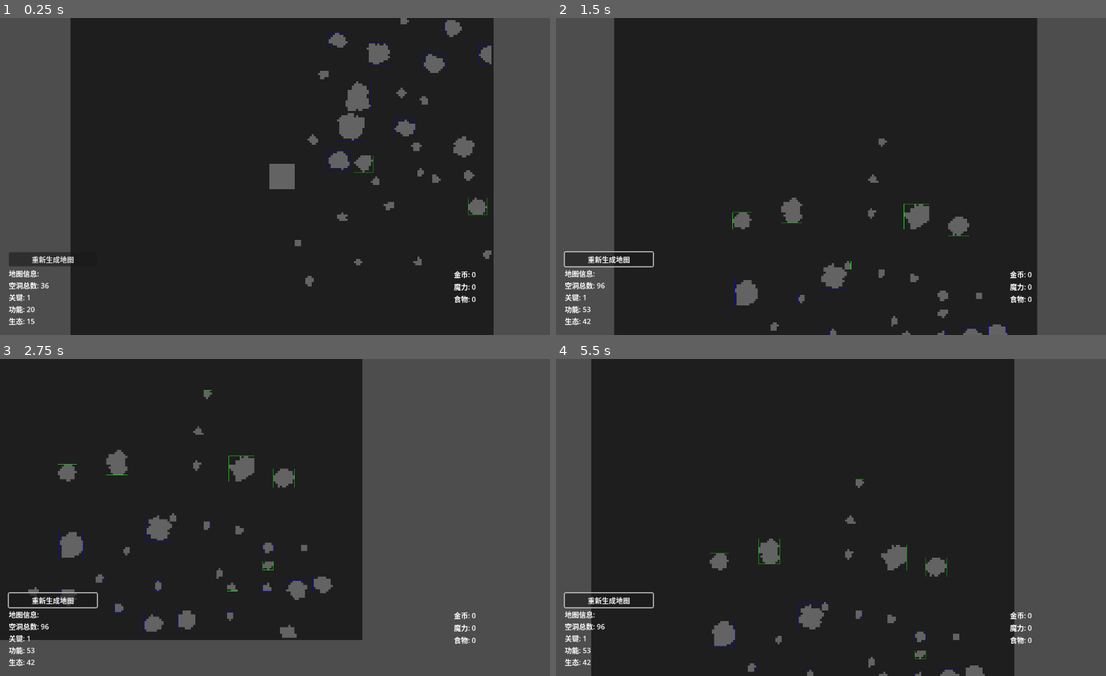
Above: before the commit, frames 1-4 (two rows, left to right).
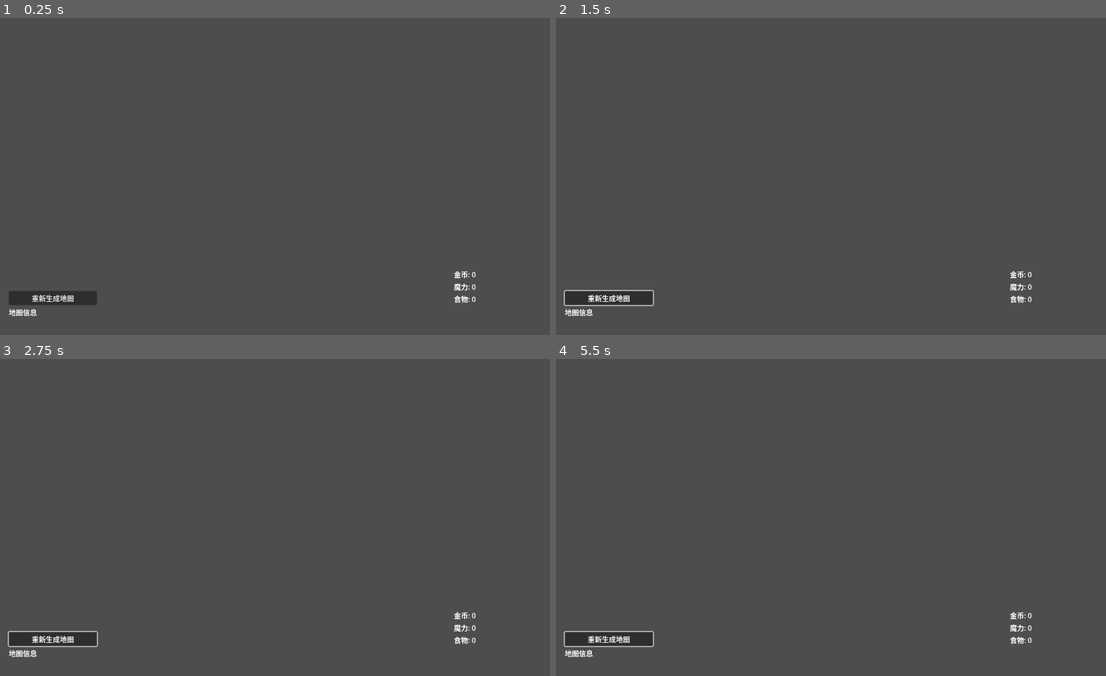
Above: after the commit, the same moments.

Repository: YWHKKX/MazeMaster2D
Game: Godot game, scene res://scenes/Main.tscn
Two runs of this game, one before a commit and one after it. Both use one fixed random seed, a clock stepped at 60 frames per second and the inputs below.
Inputs (mouse positions are in pixels of both pictures, inside the frame that each line leads up to):
- Up to frame 1 (0.25 s): no input
- Up to frame 2 (1.5 s): click "重新生成地图" at 0.5 s; tap Enter at 1.25 s; move the mouse to (963, 160) at 1.27 s; hold Right (ui_right) from 1.28 s (still down); click (963, 160) at 1.42 s
- Up to frame 3 (2.75 s): move the mouse to (170, 533) at 2.02 s; release Right (ui_right) at 2.03 s; hold Down (ui_down) from 2.03 s (still down)
- Up to frame 4 (5.5 s): move the mouse to (897, 447) at 2.77 s; release Down (ui_down) at 2.78 s; hold Right (ui_right) 2.78-3.53 s; move the mouse to (809, 580) at 3.52 s; hold Up (ui_up) 3.53-4.28 s; click (809, 580) at 3.67 s; move the mouse to (1007, 565) at 4.27 s; hold Left (ui_left) from 4.28 s (still down); move the mouse to (671, 469) at 5.02 s

The runs differ from the first frame. In frame 1, 75% of the frame differs, in the area x 1-90%, y 0-100%; in frame 2, 76%, in the area x 1-88%, y 0-100%; in frame 3, 56%; in frame 4, 76%.
Error after the commit: Parse Error: Could not find type "DungeonHeart" in the current scope. (res://scripts/systems/rendering/entity_renderer.gd:76)

Commit message:
Phase 4 Stage 1: Implement Tile-based architecture and unit hierarchy

Diff:
--- /dev/null
+++ b/scripts/core/building_tile.gd
@@ -0,0 +1,61 @@
+extends RefCounted
+class_name BuildingTile
+
+## 建筑瓦块基类
+## 继承自Tile，包含建筑类型（地牢之心、仓库等）
+## 注意：BuildingTile 不直接继承 Tile，而是作为 Tile 的数据存储在 tile.building_data 中
+
+var size: Vector2i  # 建筑大小（占用网格数量）
+var health: int  # 当前生命值
+var max_health: int  # 最大生命值
+var is_complete: bool  # 是否建造完成
+
+## 构造函数
+func _init(p_size: Vector2i, p_max_health: int = 100):
+	size = p_size
+	max_health = p_max_health
+	health = max_health
+	is_complete = true  # 默认已完成（后续阶段可以支持建造中状态）
+
+## 获取建筑占用的边界框（相对于瓦块位置）
+## tile_position: 瓦块位置（左上角）
+## 返回：边界框
+func get_bounds(tile_position: Vector2i) -> Rect2i:
+	return Rect2i(tile_position, size)
+
+## 检查指定位置是否在建筑范围内
+## tile_position: 瓦块位置（左上角）
+## pos: 要检查的位置
+func contains_position(tile_position: Vector2i, pos: Vector2i) -> bool:
+	var bounds = get_bounds(tile_position)
+	return bounds.has_point(pos)
+
+## 受到伤害
+func take_damage(amount: int) -> void:
+	if amount < 0:
+		push_warning("Cannot take negative damage: %d" % amount)
+		return
+
+	health -= amount
+	if health < 0:
+		health = 0
+
+## 治疗
+func heal(amount: int) -> void:
+	if amount < 0:
+		push_warning("Cannot heal negative amount: %d" % amount)
+		return
+
+	health += amount
+	if health > max_health:
+		health = max_health
+
+## 检查是否被摧毁
+func is_destroyed() -> bool:
+	return health <= 0
+
+## 获取生命值百分比
+func get_health_percentage() -> float:
+	if max_health <= 0:
+		return 0.0
+	return float(health) / float(max_health)
--- a/scripts/core/buildings/dungeon_heart.gd
+++ b/scripts/core/buildings/dungeon_heart_tile.gd
@@ -1,17 +1,16 @@
-extends Building
-class_name DungeonHeart
+extends BuildingTile
+class_name DungeonHeartTile
 
-## 地牢之心
+## 地牢之心瓦块
 ## 主基地建筑，可以存储资源
 
 var _resource_container: ResourceContainer
 
 ## 构造函数
-## position: 网格坐标位置
-func _init(p_id: int, p_position: Vector2i):
-	var size = Vector2i(3, 3)  # 地牢之心大小
-	var max_health = 500  # 生命值
-	super._init(p_id, p_position, size, max_health)
+func _init():
+	var building_size = Vector2i(3, 3)  # 地牢之心大小
+	var building_max_health = 500  # 生命值
+	super._init(building_size, building_max_health)
 
 	# 创建资源容器（用于存储资源）
 	_resource_container = ResourceContainer.new()
--- a/scripts/core/enums.gd
+++ b/scripts/core/enums.gd
@@ -6,6 +6,13 @@
 	UNDUG,  # 未挖掘
 	DUG,    # 已挖掘
 	WALL    # 墙壁
+}
+
+## 瓦块类型枚举（用于区分普通瓦块、建筑瓦块、资源瓦块）
+enum TileType {
+	BASIC,      # 普通瓦块（只有地形信息）
+	BUILDING,   # 建筑瓦块（包含建筑数据）
+	RESOURCE    # 资源瓦块（包含资源数据）
 }
 
 ## 空洞类型枚举
--- a/scripts/core/gold_mine.gd
+++ /dev/null
@@ -1,11 +0,0 @@
-extends ResourceNode
-class_name GoldMine
-
-## 金矿
-## 生成金币的资源节点
-
-## 构造函数
-## position: 网格坐标位置
-func _init(p_id: int, p_position: Vector2i):
-	var capacity = 1000  # 金矿容量
-	super._init(p_id, p_position, Enums.ResourceType.GOLD, capacity)
--- /dev/null
+++ b/scripts/core/gold_mine_tile.gd
@@ -0,0 +1,10 @@
+extends ResourceTile
+class_name GoldMineTile
+
+## 金矿瓦块
+## 生成金币的资源瓦块类型
+
+## 构造函数
+func _init():
+	var capacity = 1000  # 金矿容量
+	super._init(Enums.ResourceType.GOLD, capacity)
--- /dev/null
+++ b/scripts/core/resource_tile.gd
@@ -0,0 +1,42 @@
+extends RefCounted
+class_name ResourceTile
+
+## 资源瓦块基类
+## 继承自Tile，包含资源节点类型（金矿、魔力水晶等）
+## 注意：ResourceTile 不直接继承 Tile，而是作为 Tile 的数据存储在 tile.resource_data 中
+
+var resource_type: Enums.ResourceType  # 资源类型
+var capacity: int  # 总容量
+var current_amount: int  # 当前资源数量
+
+## 构造函数
+func _init(p_resource_type: Enums.ResourceType, p_capacity: int):
+	resource_type = p_resource_type
+	capacity = p_capacity
+	current_amount = capacity  # 初始时资源是满的
+
+## 提取资源
+## amount: 要提取的数量
+## 返回：实际提取的数量（如果资源不足，只提取可用数量）
+func extract_resource(amount: int) -> int:
+	if amount < 0:
+		push_warning("Cannot extract negative amount: %d" % amount)
+		return 0
+
+	var actual_extract = min(amount, current_amount)
+	current_amount -= actual_extract
+	return actual_extract
+
+## 检查是否有资源
+func has_resource(amount: int = 1) -> bool:
+	return current_amount >= amount
+
+## 检查是否已耗尽
+func is_depleted() -> bool:
+	return current_amount <= 0
+
+## 获取剩余资源百分比
+func get_resource_percentage() -> float:
+	if capacity <= 0:
+		return 0.0
+	return float(current_amount) / float(capacity)
--- a/scripts/core/tile.gd
+++ b/scripts/core/tile.gd
@@ -6,9 +6,16 @@
 
 var position: Vector2i  # 网格坐标位置
 var terrain_type: Enums.TerrainType  # 地形类型
+var tile_type: Enums.TileType = Enums.TileType.BASIC  # 瓦块类型（普通/建筑/资源）
 var is_walkable: bool = true  # 是否可通行
 var is_buildable: bool = false  # 是否可建造
 var is_diggable: bool = false  # 是否可挖掘
+
+# 建筑数据（如果 tile_type == BUILDING）
+var building_data: BuildingTile = null
+
+# 资源数据（如果 tile_type == RESOURCE）
+var resource_data: ResourceTile = null
 
 ## 构造函数
 func _init(p_position: Vector2i, p_terrain_type: Enums.TerrainType):
--- /dev/null
+++ b/scripts/core/units/beast.gd
@@ -0,0 +1,9 @@
+extends Unit
+class_name Beast
+
+## 野兽基类
+## 中立或野性单位类型
+
+## 构造函数
+func _init(p_id: int, p_position: Vector2i, p_faction: Enums.Faction = Enums.Faction.NEUTRAL, p_max_health: int = 50, p_speed: float = 100.0):
+	super._init(p_id, p_position, p_faction, p_max_health, p_speed)
--- a/scripts/core/units/goblin.gd
+++ b/scripts/core/units/goblin.gd
@@ -1,16 +1,16 @@
-extends Unit
+extends Hero
 class_name Goblin
 
 ## 哥布林单位
-## 基础工人单位
+## 基础工人单位，继承自Hero
 
 ## 构造函数
 ## position: 网格坐标位置
 func _init(p_id: int, p_position: Vector2i):
-	var faction = Enums.Faction.PLAYER
-	var max_health = 50
-	var speed = 100.0  # 像素/秒
-	super._init(p_id, p_position, faction, max_health, speed)
+	var unit_faction = Enums.Faction.PLAYER
+	var unit_max_health = 50
+	var unit_speed = 100.0  # 像素/秒
+	super._init(p_id, p_position, unit_faction, unit_max_health, unit_speed)
 
 ## 获取显示名称
 func get_display_name() -> String:
--- /dev/null
+++ b/scripts/core/units/hero.gd
@@ -0,0 +1,9 @@
+extends Unit
+class_name Hero
+
+## 英雄基类
+## 玩家控制或盟友单位类型
+
+## 构造函数
+func _init(p_id: int, p_position: Vector2i, p_faction: Enums.Faction = Enums.Faction.PLAYER, p_max_health: int = 50, p_speed: float = 100.0):
+	super._init(p_id, p_position, p_faction, p_max_health, p_speed)
--- /dev/null
+++ b/scripts/core/units/monster.gd
@@ -0,0 +1,9 @@
+extends Unit
+class_name Monster
+
+## 怪物基类
+## 敌对单位类型
+
+## 构造函数
+func _init(p_id: int, p_position: Vector2i, p_faction: Enums.Faction = Enums.Faction.ENEMY, p_max_health: int = 50, p_speed: float = 100.0):
+	super._init(p_id, p_position, p_faction, p_max_health, p_speed)
--- a/scripts/managers/tile_manager.gd
+++ b/scripts/managers/tile_manager.gd
@@ -57,6 +57,42 @@
 	var tile = GetTile(position)
 	if tile:
 		tile.set_terrain_type(terrain_type)
+
+## 设置建筑瓦块数据
+func SetBuildingTile(position: Vector2i, building_data: BuildingTile) -> void:
+	var tile = GetTile(position)
+	if tile:
+		tile.tile_type = Enums.TileType.BUILDING
+		tile.building_data = building_data
+
+## 获取建筑瓦块数据
+func GetBuildingTile(position: Vector2i) -> BuildingTile:
+	var tile = GetTile(position)
+	if tile and tile.tile_type == Enums.TileType.BUILDING:
+		return tile.building_data
+	return null
+
+## 设置资源瓦块数据
+func SetResourceTile(position: Vector2i, resource_data: ResourceTile) -> void:
+	var tile = GetTile(position)
+	if tile:
+		tile.tile_type = Enums.TileType.RESOURCE
+		tile.resource_data = resource_data
+
+## 获取资源瓦块数据
+func GetResourceTile(position: Vector2i) -> ResourceTile:
+	var tile = GetTile(position)
+	if tile and tile.tile_type == Enums.TileType.RESOURCE:
+		return tile.resource_data
+	return null
+
+## 检查位置是否有建筑
+func HasBuilding(position: Vector2i) -> bool:
+	return GetBuildingTile(position) != null
+
+## 检查位置是否有资源
+func HasResource(position: Vector2i) -> bool:
+	return GetResourceTile(position) != null
 
 ## 检查位置是否可通行
 func IsWalkable(position: Vector2i) -> bool:
--- a/scripts/systems/map_generation/gold_mine_generator.gd
+++ b/scripts/systems/map_generation/gold_mine_generator.gd
@@ -2,74 +2,61 @@
 class_name GoldMineGenerator
 
 ## 金矿生成器
-## 在功能空洞中生成金矿
+## 在地图上任意可建造位置生成金矿瓦块
 
 var _tile_manager: TileManager
-var _entity_manager: EntityManager
-var _resource_node_manager: ResourceNodeManager
 
 ## 初始化
-func _init(tile_mgr: TileManager, entity_mgr: EntityManager, resource_node_mgr: ResourceNodeManager):
+func _init(tile_mgr: TileManager):
 	_tile_manager = tile_mgr
-	_entity_manager = entity_mgr
-	_resource_node_manager = resource_node_mgr
 
-## 在指定空洞中生成金矿
-## cavity: 空洞对象
-## 返回：生成的金矿，如果失败返回 null
-func generate_gold_mine_in_cavity(cavity: Cavity) -> GoldMine:
-	if cavity.positions.is_empty():
-		return null
+## 在地图任意位置生成一个金矿瓦块
+## 返回：生成的金矿瓦块位置，如果失败返回 null
+func generate_gold_mine_random() -> Vector2i:
+	if not _tile_manager:
+		return Vector2i(-1, -1)
 
-	# 在空洞内随机选择可建造位置
+	# 获取地图大小
+	var width = _tile_manager.GetWidth()
+	var height = _tile_manager.GetHeight()
+
+	# 收集所有可建造位置（且没有建筑或资源）
 	var candidate_positions: Array[Vector2i] = []
-	for pos in cavity.positions:
-		# 检查地形是否可建造
-		var tile = _tile_manager.GetTile(pos)
-		if tile and tile.is_buildable:
-			# 检查是否已有实体
-			if _entity_manager and not _entity_manager.has_entity_at_position(pos):
-				candidate_positions.append(pos)
+	for x in range(width):
+		for y in range(height):
+			var pos = Vector2i(x, y)
+			var tile = _tile_manager.GetTile(pos)
+			if tile and tile.is_buildable:
+				# 检查是否已有建筑或资源
+				if not _tile_manager.HasBuilding(pos) and not _tile_manager.HasResource(pos):
+					candidate_positions.append(pos)
 
 	if candidate_positions.is_empty():
-		return null
+		return Vector2i(-1, -1)
 
 	# 随机选择一个位置
 	var random_pos = candidate_positions[randi() % candidate_positions.size()]
 
-	# 生成实体ID
-	var id = 0
-	if _entity_manager:
-		id = _entity_manager.generate_id()
-	else:
-		id = randi() % 1000000
+	# 创建金矿瓦块数据
+	var gold_mine_tile = GoldMineTile.new()
 
-	# 创建金矿
-	var gold_mine = GoldMine.new(id, random_pos)
+	# 存储在Tile中
+	_tile_manager.SetResourceTile(random_pos, gold_mine_tile)
 
-	# 注册到管理器
-	if _resource_node_manager:
-		_resource_node_manager.register_node(gold_mine)
-	if _entity_manager:
-		_entity_manager.register_entity(gold_mine)
+	return random_pos
 
-	return gold_mine
+## 在地图上生成指定数量的金矿瓦块
+## count: 要生成的金矿数量
+## 返回：生成的金矿位置数组
+func generate_gold_mines(count: int = 20) -> Array[Vector2i]:
+	var gold_mine_positions: Array[Vector2i] = []
+	var attempts = 0
+	var max_attempts = count * 50  # 最多尝试次数
 
-## 在多个功能空洞中生成金矿
-## cavities: 空洞数组
-## max_per_cavity: 每个空洞最多生成的金矿数量（默认1）
-func generate_gold_mines(cavities: Array[Cavity], max_per_cavity: int = 1) -> Array[GoldMine]:
-	var gold_mines: Array[GoldMine] = []
+	while gold_mine_positions.size() < count and attempts < max_attempts:
+		var pos = generate_gold_mine_random()
+		if pos.x >= 0 and pos.y >= 0:  # 有效位置
+			gold_mine_positions.append(pos)
+		attempts += 1
 
-	for cavity in cavities:
-		# 每个空洞最多生成 max_per_cavity 个金矿
-		var count = 0
-		var attempts = 0
-		while count < max_per_cavity and attempts < 10:  # 最多尝试10次
-			var gold_mine = generate_gold_mine_in_cavity(cavity)
-			if gold_mine:
-				gold_mines.append(gold_mine)
-				count += 1
-			attempts += 1
-
-	return gold_mines
+	return gold_mine_positions
--- a/scripts/systems/map_generation/map_generator.gd
+++ b/scripts/systems/map_generation/map_generator.gd
@@ -23,14 +23,14 @@
 
 # 空洞生成参数（不同大小分类的基础尺寸）
 # 关键空洞使用大空洞尺寸，确保足够大
-var critical_cavity_size: Vector2i = Vector2i(10, 10)  # 关键空洞：大尺寸
-var functional_cavity_size: Vector2i = Vector2i(4, 4)   # 功能空洞：已废弃，使用随机大小
-var ecosystem_cavity_size: Vector2i = Vector2i(3, 3)     # 生态空洞：已废弃，使用随机大小
+var critical_cavity_size: Vector2i = Vector2i(10, 10) # 关键空洞：大尺寸
+var functional_cavity_size: Vector2i = Vector2i(4, 4) # 功能空洞：已废弃，使用随机大小
+var ecosystem_cavity_size: Vector2i = Vector2i(3, 3) # 生态空洞：已废弃，使用随机大小
 
 # 空洞大小定义（增大尺寸以适配200x200地图）
-var small_cavity_size: Vector2i = Vector2i(4, 4)    # 小空洞：面积 16 (<= 30)
-var medium_cavity_size: Vector2i = Vector2i(8, 8)   # 中空洞：面积 64 (30 < area <= 100)
-var large_cavity_size: Vector2i = Vector2i(12, 12)  # 大空洞：面积 144 (> 100)
+var small_cavity_size: Vector2i = Vector2i(4, 4) # 小空洞：面积 16 (<= 30)
+var medium_cavity_size: Vector2i = Vector2i(8, 8) # 中空洞：面积 64 (30 < area <= 100)
+var large_cavity_size: Vector2i = Vector2i(12, 12) # 大空洞：面积 144 (> 100)
 
 ## 初始化
 func _init(terrain_mgr: TerrainManager, cavity_mgr: CavityManager):
@@ -43,14 +43,14 @@
 func set_cavity_visualizer(visualizer: CavityVisualizer) -> void:
 	_cavity_visualizer = visualizer
 
-## 设置实体管理器（可选，用于生成实体）
-func set_entity_managers(tile_mgr: TileManager, entity_mgr: EntityManager, building_mgr: BuildingManager, resource_node_mgr: ResourceNodeManager) -> void:
+## 设置管理器（用于生成瓦块和实体）
+func set_entity_managers(tile_mgr: TileManager, entity_mgr: EntityManager = null, building_mgr: BuildingManager = null, resource_node_mgr: ResourceNodeManager = null) -> void:
 	_tile_manager = tile_mgr
 	_entity_manager = entity_mgr
 	_building_manager = building_mgr
 	_resource_node_manager = resource_node_mgr
-	if _tile_manager and _entity_manager and _resource_node_manager:
-		_gold_mine_generator = GoldMineGenerator.new(_tile_manager, _entity_manager, _resource_node_manager)
+	if _tile_manager:
+		_gold_mine_generator = GoldMineGenerator.new(_tile_manager)
 
 ## 生成完整地图
 func GenerateMap() -> void:
@@ -67,8 +67,14 @@
 	# 4. 生成生态空洞（泊松圆盘）- 增加数量以适应更大的地图
 	var ecosystem_cavities = GenerateEcosystemCavities(15, 18.0)
 
-	# 5. 生成实体（地牢之心和金矿）
-	if _tile_manager and _entity_manager and _building_manager and _resource_node_manager:
+	# 5. 同步地形数据到 TileManager（为实体生成做准备）
+	# 必须在生成实体之前同步，确保空洞位置的 is_buildable 属性正确
+	if _tile_manager:
+		var terrain_data = _terrain_manager.GetTerrainData()
+		_tile_manager.InitializeTiles(map_width, map_height, terrain_data)
+
+	# 6. 生成实体（地牢之心和金矿瓦块）
+	if _tile_manager:
 		GenerateEntities(critical_cavities, functional_cavities)
 
 	# 6. 不生成连接通道（空洞独立存在，不需要通路）
@@ -93,7 +99,7 @@
 	var center = Vector2i(map_width / 2, map_height / 2)
 	var dungeon_heart = _cavity_generator.GenerateRectangularCavity(
 		center,
-		large_cavity_size,  # 关键空洞使用大空洞尺寸，确保足够大
+		large_cavity_size, # 关键空洞使用大空洞尺寸，确保足够大
 		Enums.CavityType.CRITICAL
 	)
 	if dungeon_heart:
@@ -128,7 +134,7 @@
 			SimpleCavityGenerator.CavityShape.ORGANIC,
 			SimpleCavityGenerator.CavityShape.ORGANIC,
 			SimpleCavityGenerator.CavityShape.NOISE
-		]  # 增加有机形状权重
+		] # 增加有机形状权重
 		var random_shape = shape_types[randi() % shape_types.size()]
 		var cavity = _cavity_generator.GenerateCavity(
 			center,
@@ -165,7 +171,7 @@
 			SimpleCavityGenerator.CavityShape.ORGANIC,
 			SimpleCavityGenerator.CavityShape.ORGANIC,
 			SimpleCavityGenerator.CavityShape.NOISE
-		]  # 增加有机形状权重
+		] # 增加有机形状权重
 		var random_shape = shape_types[randi() % shape_types.size()]
 		var cavity = _cavity_generator.GenerateCavity(
 			center,
@@ -181,45 +187,59 @@
 
 	return cavities
 
-## 生成实体（地牢之心和金矿）
+## 生成实体（地牢之心和金矿瓦块）
 func GenerateEntities(critical_cavities: Array[Cavity], functional_cavities: Array[Cavity]) -> void:
-	# 生成地牢之心（在关键空洞中心）
+	# 生成地牢之心（在关键空洞中心，作为建筑瓦块）
 	for cavity in critical_cavities:
 		if cavity.type == Enums.CavityType.CRITICAL:
 			_generate_dungeon_heart(cavity)
 
-	# 生成金矿（在功能空洞中）
+	# 生成金矿（在地图任意可建造位置，作为资源瓦块）
 	if _gold_mine_generator:
-		_gold_mine_generator.generate_gold_mines(functional_cavities, 1)
-
-## 生成地牢之心
+		_gold_mine_generator.generate_gold_mines(20) # 生成20个金矿瓦块
+
+## 生成地牢之心（作为建筑瓦块）
 func _generate_dungeon_heart(cavity: Cavity) -> void:
-	if not _tile_manager or not _entity_manager or not _building_manager:
+	if not _tile_manager:
 		return
 
 	# 地牢之心放在空洞中心
-	var position = cavity.center
-
-	# 检查是否可以放置（建筑大小 3x3）
+	var center_position = cavity.center
+
+	# 地牢之心大小 3x3
 	var building_size = Vector2i(3, 3)
-	# 调整位置，使建筑中心在空洞中心
-	position = position - Vector2i(building_size.x / 2, building_size.y / 2)
-
-	if _building_manager.can_place_building(position, building_size, _tile_manager, _entity_manager):
-		# 生成实体ID
-		var id = 0
-		if _entity_manager:
-			id = _entity_manager.generate_id()
-		else:
-			id = randi() % 1000000
-
-		# 创建地牢之心
-		var dungeon_heart = DungeonHeart.new(id, position)
-
-		# 注册到管理器
-		_building_manager.register_building(dungeon_heart)
-		if _entity_manager:
-			_entity_manager.register_entity(dungeon_heart)
+
+	# 调整位置，使建筑左上角在合适位置（中心减去一半大小）
+	var start_position = center_position - Vector2i(building_size.x / 2, building_size.y / 2)
+
+	# 检查是否可以放置（所有位置必须是可建造的且没有建筑或资源）
+	var can_place = true
+	for x in range(building_size.x):
+		for y in range(building_size.y):
+			var pos = start_position + Vector2i(x, y)
+			if not _tile_manager.IsValidPosition(pos.x, pos.y):
+				can_place = false
+				break
+			if not _tile_manager.IsBuildable(pos):
+				can_place = false
+				break
+			if _tile_manager.HasBuilding(pos) or _tile_manager.HasResource(pos):
+				can_place = false
+				break
+		if not can_place:
+			break
+
+	if can_place:
+		# 创建地牢之心瓦块数据
+		var dungeon_heart_tile = DungeonHeartTile.new()
+
+		# 将建筑数据存储在每个被占用的Tile中
+		for x in range(building_size.x):
+			for y in range(building_size.y):
+				var pos = start_position + Vector2i(x, y)
+				_tile_manager.SetBuildingTile(pos, dungeon_heart_tile)
+	else:
+		push_warning("MapGenerator: Cannot place dungeon heart at cavity center (%d, %d)" % [center_position.x, center_position.y])
 
 ## 连接所有空洞
 func _connect_all_cavities(cavities: Array[Cavity]) -> void:
@@ -227,7 +247,7 @@
 		return
 
 	# 简单策略：将每个空洞连接到最近的另一个空洞
-	var connected = [0]  # 已连接的索引
+	var connected = [0] # 已连接的索引
 	var unconnected = []
 	for i in range(1, cavities.size()):
 		unconnected.append(i)
